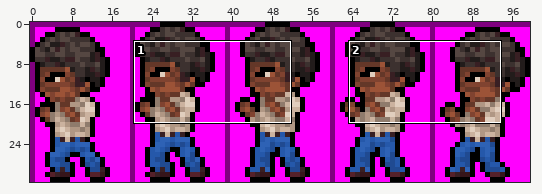
Sprite sheet, stored at assets/texture/battle/afroman.png. The picture above shows the old version from afar; the outline marks the close-up.
Close-up. The starting point:
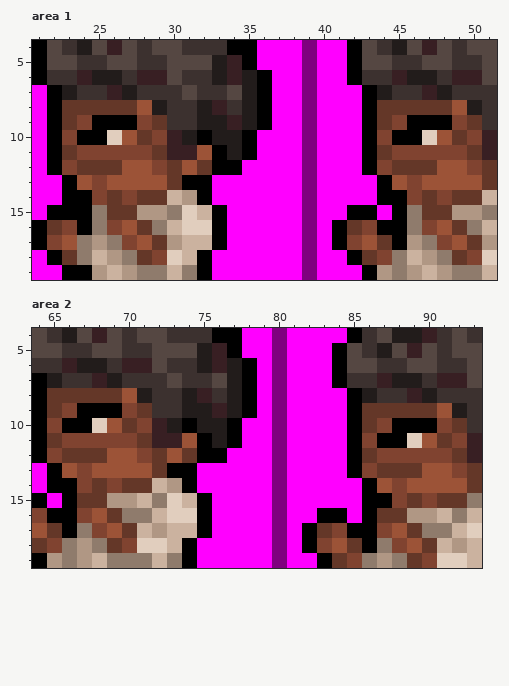
The file is 100x32 pixels. Shown: area 1: x 21..51, y 4..19; area 2: x 64..93, y 4..19. The commit also changed other parts of the picture, which this record leaves out.
The result:
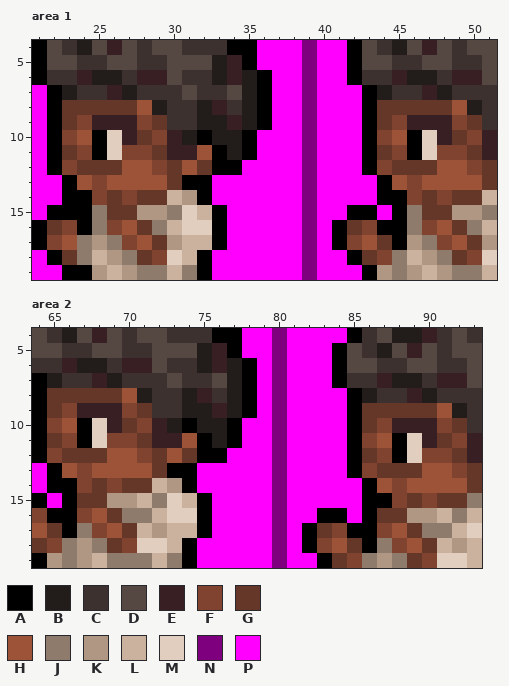
Palette (. is transparent): A #000000  B #221c1b  C #3c312f  D #554742  E #381f23  F #804330  G #643728  H #9c5337  J #8f7b6c  K #b09784  L #cbb29f  M #e1cebe  N #7f007f  P #ff00ff
From old to new:
Area 1:
y 9: x 25..27 AAA -> EEE; x 46..48 AAA -> EEE
y 10: x 24 A -> H; x 27 H -> E; x 45 A -> H; x 48 H -> E
y 11: x 25..26 FF -> AM; x 46..47 FF -> AM
Area 2:
y 9: x 67..69 AAA -> EEE
y 10: x 66 A -> H; x 69 H -> E; x 88..90 AAA -> EEE
y 11: x 67..68 FF -> AM; x 87 A -> H; x 90 H -> E
y 12: x 88..89 FF -> AM
